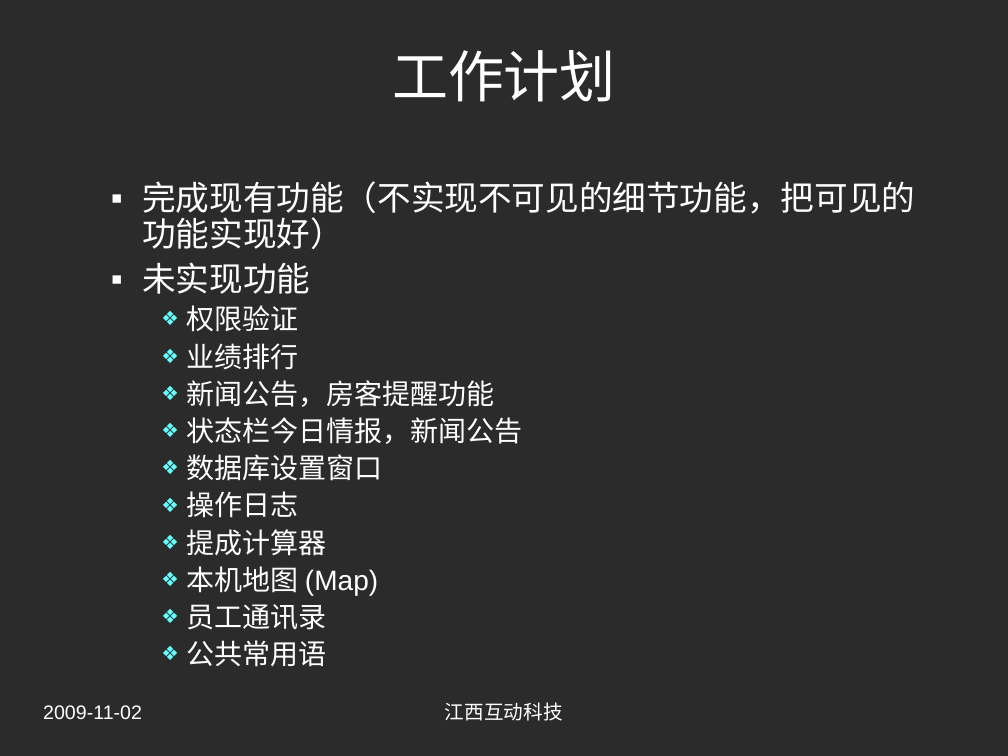
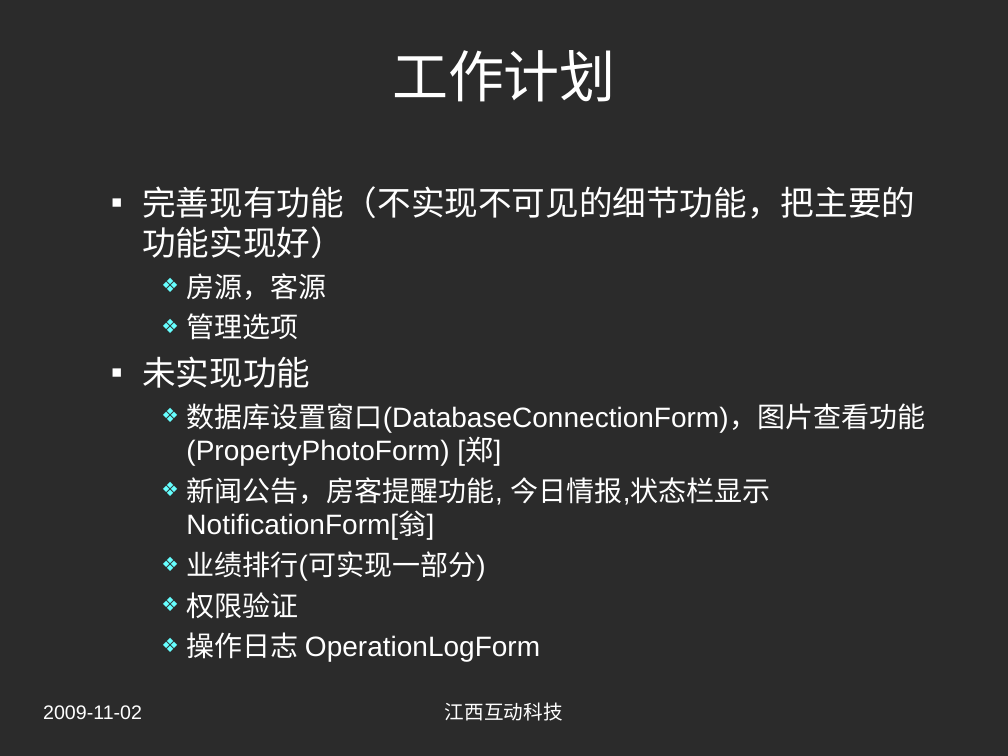
Before and after one commit to honj51/ideacode, a slide deck: slide 2 of doc/工作计划/2009Week45.ppt. Drawn at 1008x756 pixels with LibreOffice and Linux fonts; fonts in the diff are those of the drawing; background and template pictures are left out; a plain dark background stands for a picture behind light text. Boxes give left, top, right and bottom in pixels: in the first picture for what was removed or moved away, otherwise in the second. Text is boxed around its words. In the diff, an @@ line names an element or a change of style, - is before the commit and + after.

```diff
--- a/doc/工作计划/2009Week45.ppt
+++ b/doc/工作计划/2009Week45.ppt
@@ text at [142, 186, 915, 340]: text changed @@
-  ▪ 完成现有功能（不实现不可见的细节功能，把可见的功能实现好）
+  ▪ 完善现有功能（不实现不可见的细节功能，把主要的功能实现好）
+    ❖ 房源，客源
+    ❖ 管理选项
@@ text at [142, 356, 310, 619]: line spacing 0.9 to 1 @@
@@ text at [186, 403, 925, 581]: paragraphs added @@
+    ❖ 数据库设置窗口(DatabaseConnectionForm)，图片查看功能(PropertyPhotoForm) [郑]
+    ❖ 新闻公告，房客提醒功能, 今日情报,状态栏显示NotificationForm[翁]
+    ❖ 业绩排行(可实现一部分)
@@ text at [186, 632, 540, 661]: text changed @@
-    ❖ 业绩排行
-    ❖ 新闻公告，房客提醒功能
-    ❖ 状态栏今日情报，新闻公告
-    ❖ 数据库设置窗口
-    ❖ 操作日志
-    ❖ 提成计算器
-    ❖ 本机地图 (Map)
-    ❖ 员工通讯录
-    ❖ 公共常用语
+    ❖ 操作日志 OperationLogForm
```
Also in this commit, not shown: 1 other slide changed, 1 slide added, 8 other files.
